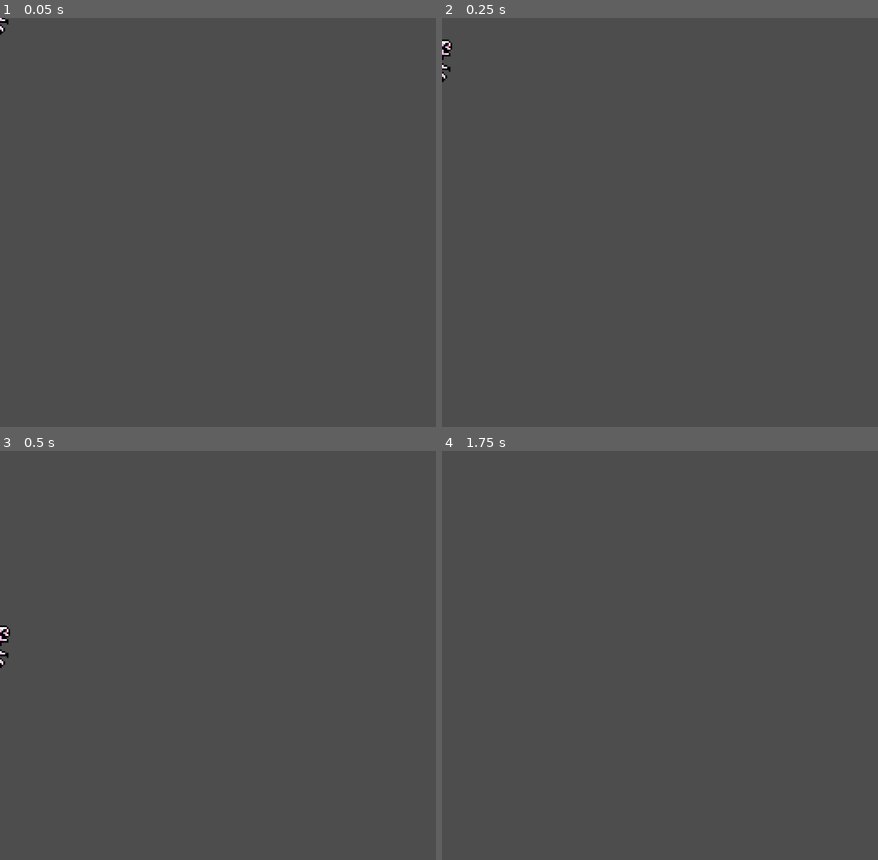
Above: before the commit, frames 1-4 (two rows, left to right).
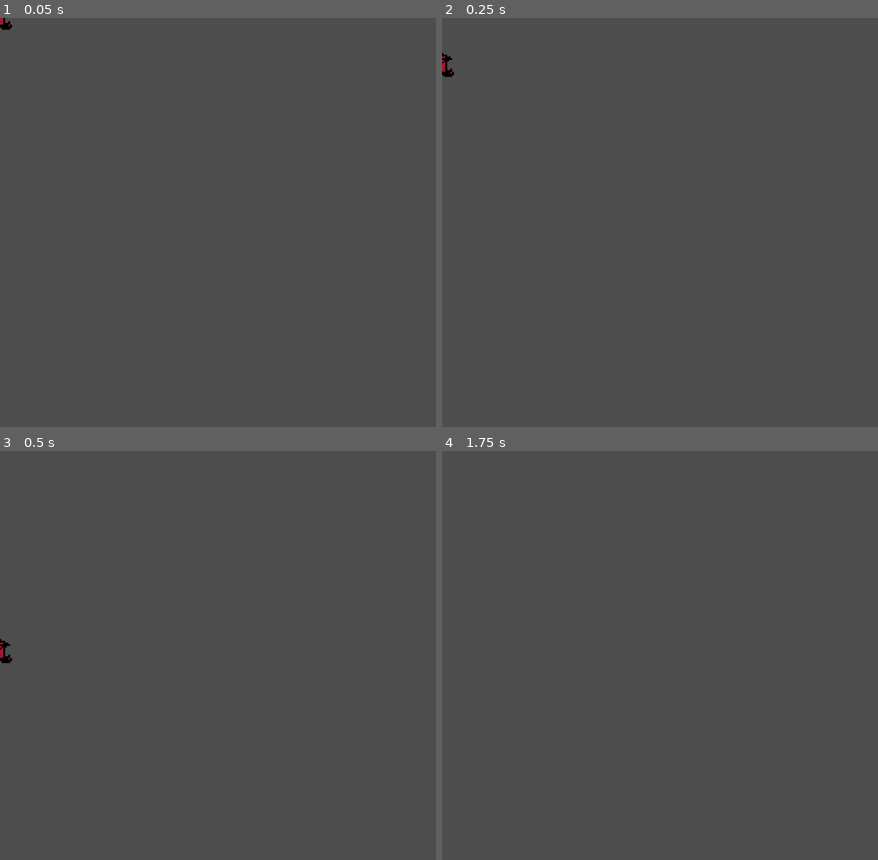
Above: after the commit, the same moments.

Repository: emchar1/Castlevania
Game: Godot game, scene res://scenes/enemy.tscn
The game is run twice, just before and just after one commit, with the same random seed, the same clock (stepped at 60 frames per second) and the same inputs. This scene is started directly instead of the project's main scene. Sound files missing from this copy of the repository are replaced by a short silence.
Inputs:
- Up to frame 1 (0.05 s): no input
- Up to frame 2 (0.25 s): no input
- Up to frame 3 (0.5 s): no input
- Up to frame 4 (1.75 s): hold D (move_right) from 0.53 s (still down); tap J (attack) at 0.6, 1.35 s; tap K (jump) at 0.77, 1.52 s; tap Enter at 1.25 s

The runs differ from the first frame. In frame 1, less than 0.1% of the frame differs, in the area x 0-3%, y 0-5%; in frame 2, 0.2%, in the area x 0-3%, y 5-16%; in frame 3, 0.2%; in frame 4, nothing differs.

Commit message:
Add bat sprite, switchwithme audio.

Diff:
--- a/scenes/enemy.tscn
+++ b/scenes/enemy.tscn
@@ -2,8 +2,33 @@
 
 [ext_resource type="Script" uid="uid://b1elsbfa0osxl" path="res://scripts/enemy.gd" id="1_md0e3"]
 [ext_resource type="Texture2D" uid="uid://ch5dhay75wck0" path="res://assets/images/skeleton.png" id="2_4ra3w"]
+[ext_resource type="Texture2D" uid="uid://bcrgqgbx670ft" path="res://assets/images/bat.png" id="2_c4w8v"]
 [ext_resource type="Texture2D" uid="uid://o8q75uyabjkl" path="res://assets/images/zombie.png" id="3_4ra3w"]
 [ext_resource type="Texture2D" uid="uid://dk45v43vnm407" path="res://assets/images/skeleton2.png" id="3_5uy6h"]
+
+[sub_resource type="AtlasTexture" id="AtlasTexture_otmr2"]
+atlas = ExtResource("2_c4w8v")
+region = Rect2(0, 0, 16, 16)
+
+[sub_resource type="AtlasTexture" id="AtlasTexture_wtq4b"]
+atlas = ExtResource("2_c4w8v")
+region = Rect2(16, 0, 16, 16)
+
+[sub_resource type="AtlasTexture" id="AtlasTexture_j0cyh"]
+atlas = ExtResource("2_c4w8v")
+region = Rect2(0, 16, 16, 16)
+
+[sub_resource type="AtlasTexture" id="AtlasTexture_g0wcc"]
+atlas = ExtResource("2_c4w8v")
+region = Rect2(16, 16, 16, 16)
+
+[sub_resource type="AtlasTexture" id="AtlasTexture_s1ycm"]
+atlas = ExtResource("2_c4w8v")
+region = Rect2(32, 16, 16, 16)
+
+[sub_resource type="AtlasTexture" id="AtlasTexture_shcg2"]
+atlas = ExtResource("2_c4w8v")
+region = Rect2(48, 16, 16, 16)
 
 [sub_resource type="AtlasTexture" id="AtlasTexture_xwavj"]
 atlas = ExtResource("2_4ra3w")
@@ -39,6 +64,34 @@
 
 [sub_resource type="SpriteFrames" id="SpriteFrames_xwavj"]
 animations = [{
+"frames": [{
+"duration": 1.0,
+"texture": SubResource("AtlasTexture_otmr2")
+}, {
+"duration": 1.0,
+"texture": SubResource("AtlasTexture_wtq4b")
+}],
+"loop": true,
+"name": &"bat",
+"speed": 5.0
+}, {
+"frames": [{
+"duration": 1.0,
+"texture": SubResource("AtlasTexture_j0cyh")
+}, {
+"duration": 1.0,
+"texture": SubResource("AtlasTexture_g0wcc")
+}, {
+"duration": 1.0,
+"texture": SubResource("AtlasTexture_s1ycm")
+}, {
+"duration": 1.0,
+"texture": SubResource("AtlasTexture_shcg2")
+}],
+"loop": true,
+"name": &"bat_idle",
+"speed": 5.0
+}, {
 "frames": [{
 "duration": 1.0,
 "texture": SubResource("AtlasTexture_xwavj")
@@ -93,8 +146,7 @@
 [node name="AnimatedSprite2D" type="AnimatedSprite2D" parent="." unique_id=463126635]
 texture_filter = 1
 sprite_frames = SubResource("SpriteFrames_xwavj")
-animation = &"skeleton2"
-frame_progress = 0.1671772
+animation = &"bat"
 
 [node name="CollisionShape2D" type="CollisionShape2D" parent="." unique_id=1308076128]
 position = Vector2(0, -1)
@@ -107,6 +159,9 @@
 shape = SubResource("RectangleShape2D_md0e3")
 debug_color = Color(1, 0, 1, 0.41960785)
 
+[node name="BatRayCast" type="RayCast2D" parent="." unique_id=1498958022]
+target_position = Vector2(128, 128)
+
 [node name="FloorRayCast" type="RayCast2D" parent="." unique_id=1753183563]
 target_position = Vector2(16, 16)
 collision_mask = 4
--- a/scripts/audio_data.gd
+++ b/scripts/audio_data.gd
@@ -8,6 +8,7 @@
 	BLOODYTEARS_INTRO,
 	BLOODYTEARS_LOOP,
 	MONSTERDANCE,
+	SWITCHWITHME,
 	ENERGIA,
 	ATTACK_SWING,
 	ATTACK_KILL,
@@ -18,7 +19,7 @@
 }
 
 enum Music {
-	NONE, SILENCE, BLOODYTEARS, MONSTERDANCE, ENERGIA
+	NONE, SILENCE, BLOODYTEARS, MONSTERDANCE, SWITCHWITHME, ENERGIA
 }
 
 enum Type {
@@ -37,6 +38,10 @@
 	Music.MONSTERDANCE: {
 		"intro": null,
 		"loop": AudioKey.MONSTERDANCE
+	},
+	Music.SWITCHWITHME: {
+		"intro": null,
+		"loop": AudioKey.SWITCHWITHME
 	},
 	Music.ENERGIA: {
 		"intro": null,
@@ -64,6 +69,10 @@
 	AudioKey.MONSTERDANCE: {
 		"type": Type.MUSIC_LOOP,
 		"stream": preload("res://assets/sounds/monsterdance.ogg")
+	},
+	AudioKey.SWITCHWITHME: {
+		"type": Type.MUSIC_LOOP,
+		"stream": preload("res://assets/sounds/switchwithme.ogg")
 	},
 	AudioKey.ENERGIA: {
 		"type": Type.MUSIC_LOOP,
Binary file added: assets/bat.aseprite
Binary file added: assets/images/bat.png
Not shown, added: assets/images/bat.png.import
Not shown, added: assets/sounds/switchwithme.ogg.import
Not shown, added: assets/sounds/switchwithme.ogg
